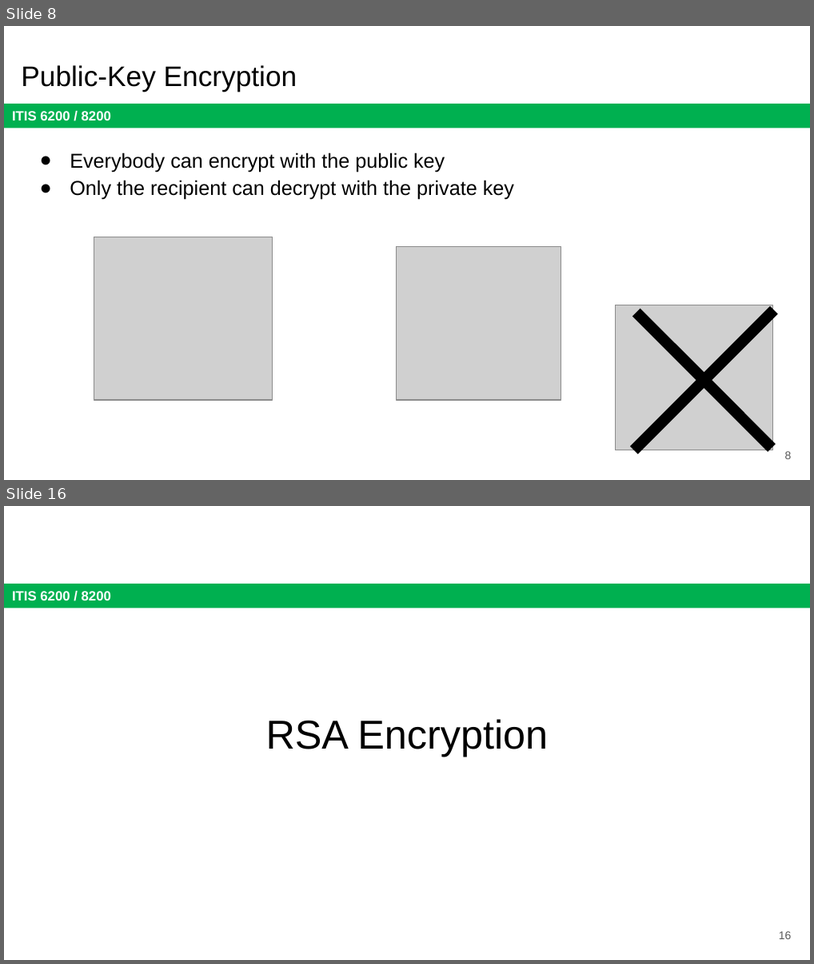
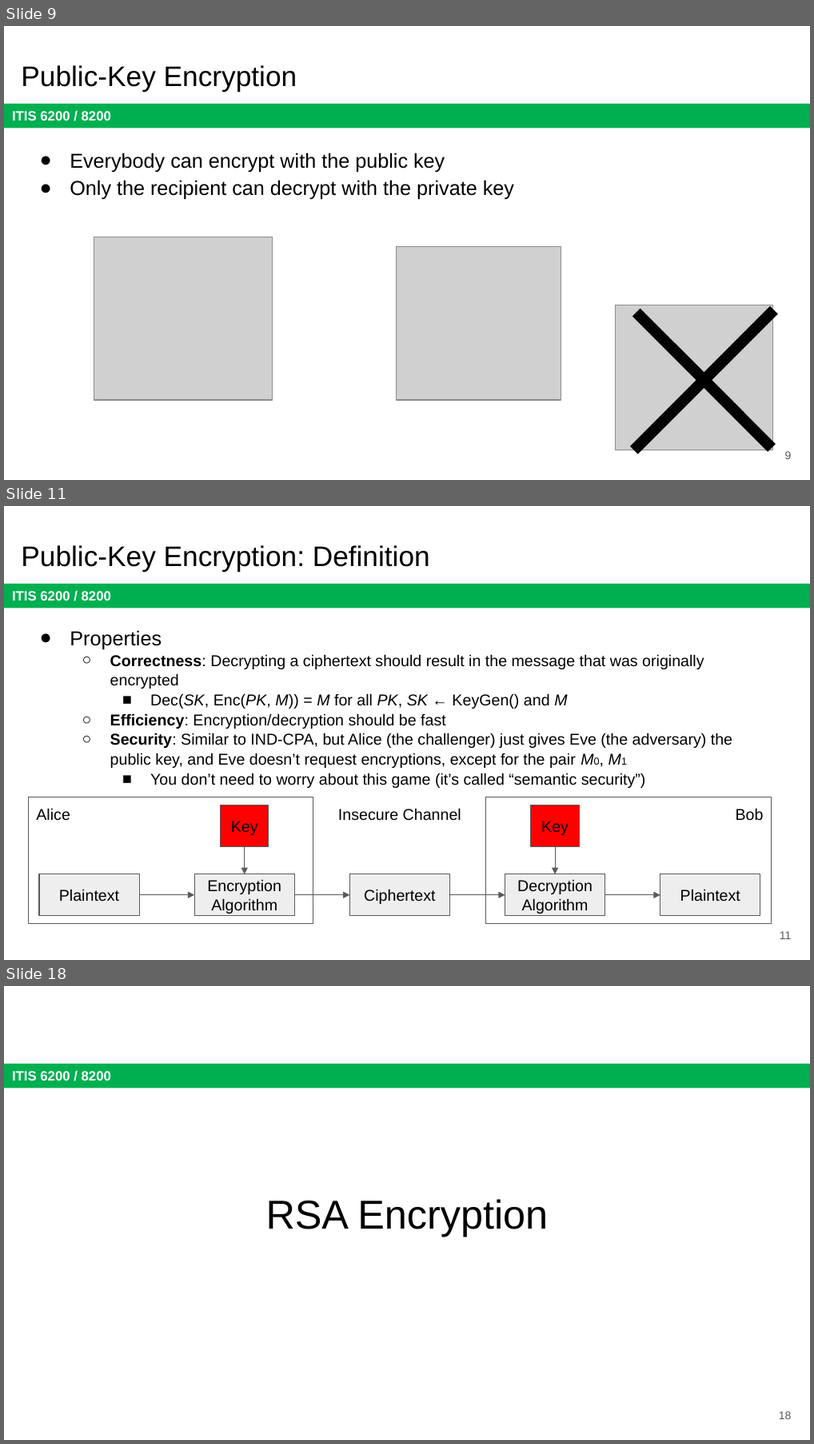
Before and after one commit to jx5c/github.io, a slide deck: teaching/ITIS6200/2023fa/lectures/lec06.pptx. Shown one above the other, each under a label of ours: slides 8 and 16 before the commit, slides 9, 11 and 18 after it; the slides between them are not shown. The pictures are 814x964 and 814x1444 pixels, drawn with LibreOffice and Linux fonts; fonts in the diff are those of the drawing; grey boxes stand for pictures. Boxes give left, top, right and bottom in pixels: in the first picture for what was removed or moved away, otherwise in the second. Text is boxed around its words. In the diff, an @@ line names an element or a change of style, - is before the commit and + after.

```diff
--- a/teaching/ITIS6200/2023fa/lectures/lec06.pptx
+++ b/teaching/ITIS6200/2023fa/lectures/lec06.pptx
@@ slide 11 added at [4, 506, 810, 960], background #FFFFFF; not listed: 1 template element that a slide beside it also shows @@
@@ title added at [21, 545, 430, 571], 25.2 pt, text #000000 @@
+Public-Key Encryption: Definition
@@ text added at [70, 630, 733, 788], 14 pt, text #000000 @@
+● Properties
+  ○ Correctness: Decrypting a ciphertext should result in the message that was originally encrypted
+    ■ Dec(SK, Enc(PK, M)) = M for all PK, SK ← KeyGen() and M
+  ○ Efficiency: Encryption/decryption should be fast
+  ○ Security: Similar to IND-CPA, but Alice (the challenger) just gives Eve (the adversary) the public key, and Eve doesn’t request encryptions, except for the pair M0, M1
+    ■ You don’t need to worry about this game (it’s called “semantic security”)
@@ rectangle added at [28, 796, 314, 923], outline #595959 0.75 pt @@
@@ text added at [36, 808, 70, 820], 14 pt, text #000000 @@
+Alice
@@ rectangle added at [220, 805, 269, 846], fill #FF0000, outline #595959 0.75 pt, 14 pt, text #000000 @@
+Key
@@ text added at [338, 808, 462, 820], 14 pt, text #000000 @@
+Insecure Channel
@@ rectangle added at [486, 796, 772, 923], outline #595959 0.75 pt @@
@@ rectangle added at [531, 805, 580, 846], fill #FF0000, outline #595959 0.75 pt, 14 pt, text #000000 @@
+Key
@@ text added at [736, 808, 764, 820], 14 pt, text #000000 @@
+Bob
@@ arrow added from (244, 846) to (244, 874), #595959 0.75 pt @@
@@ arrow added from (555, 846) to (555, 874), #595959 0.75 pt @@
@@ rectangle added at [39, 874, 139, 915], fill #EEEEEE, outline #595959 0.75 pt, 14 pt, text #000000 @@
+Plaintext
@@ rectangle added at [194, 874, 294, 915], fill #EEEEEE, outline #595959 0.75 pt, 14 pt, text #000000 @@
+Encryption Algorithm
@@ rectangle added at [350, 874, 450, 915], fill #EEEEEE, outline #595959 0.75 pt, 14 pt, text #000000 @@
+Ciphertext
@@ rectangle added at [506, 874, 606, 915], fill #EEEEEE, outline #595959 0.75 pt, 14 pt, text #000000 @@
+Decryption Algorithm
@@ rectangle added at [661, 874, 761, 915], fill #EEEEEE, outline #595959 0.75 pt, 14 pt, text #000000 @@
+Plaintext
@@ arrow added from (139, 895) to (194, 895), #595959 0.75 pt @@
@@ arrow added from (294, 895) to (350, 895), #595959 0.75 pt @@
@@ arrow added from (450, 895) to (506, 895), #595959 0.75 pt @@
@@ arrow added from (606, 895) to (661, 895), #595959 0.75 pt @@
@@ page number added at [780, 931, 791, 939], 10 pt, text #595959 @@
+11
@@ what was slide 8 is now slide 9 @@
@@ what was slide 16 is now slide 18 @@
```
Also in this commit, not shown: 3 slides changed, 1 other slide added.
